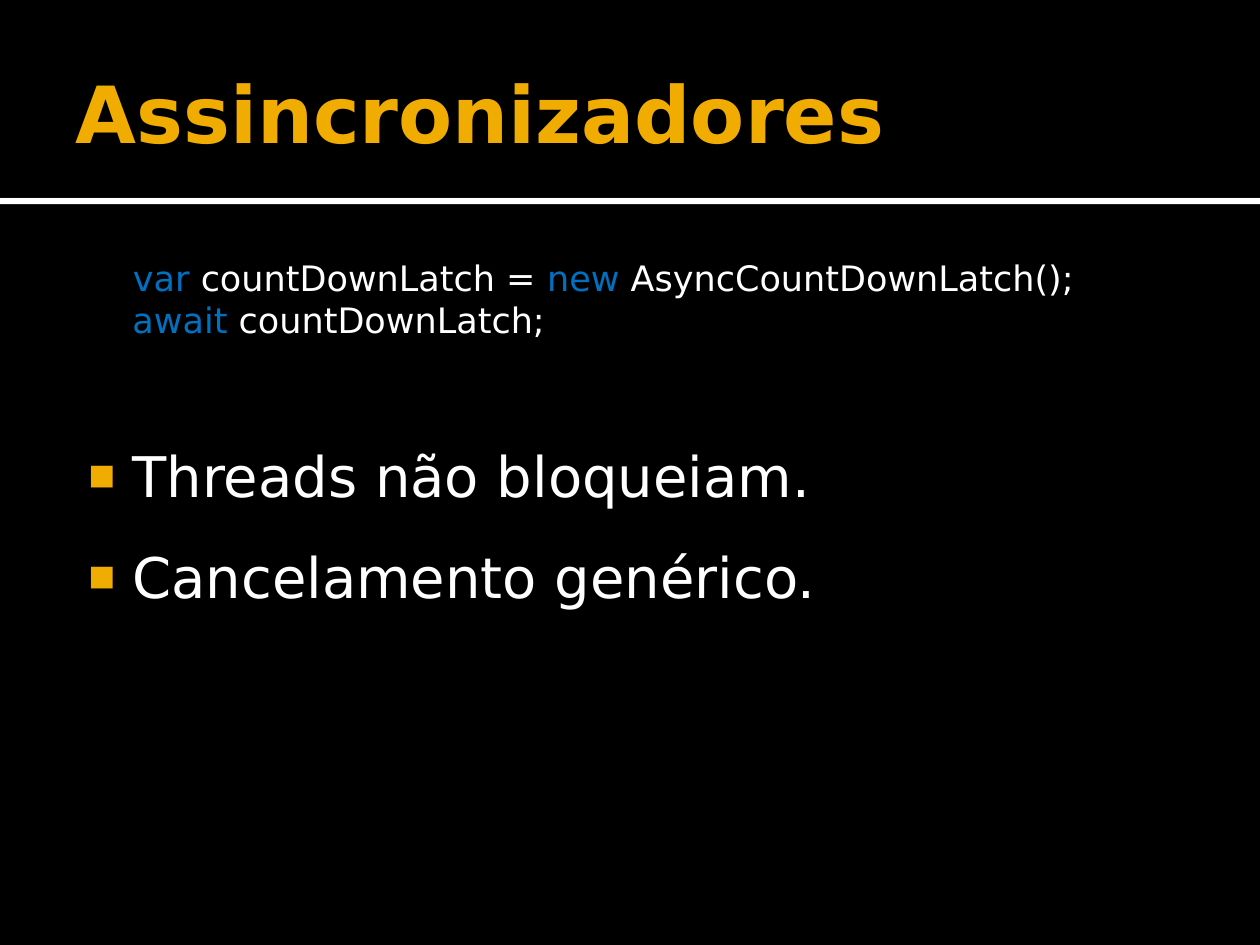
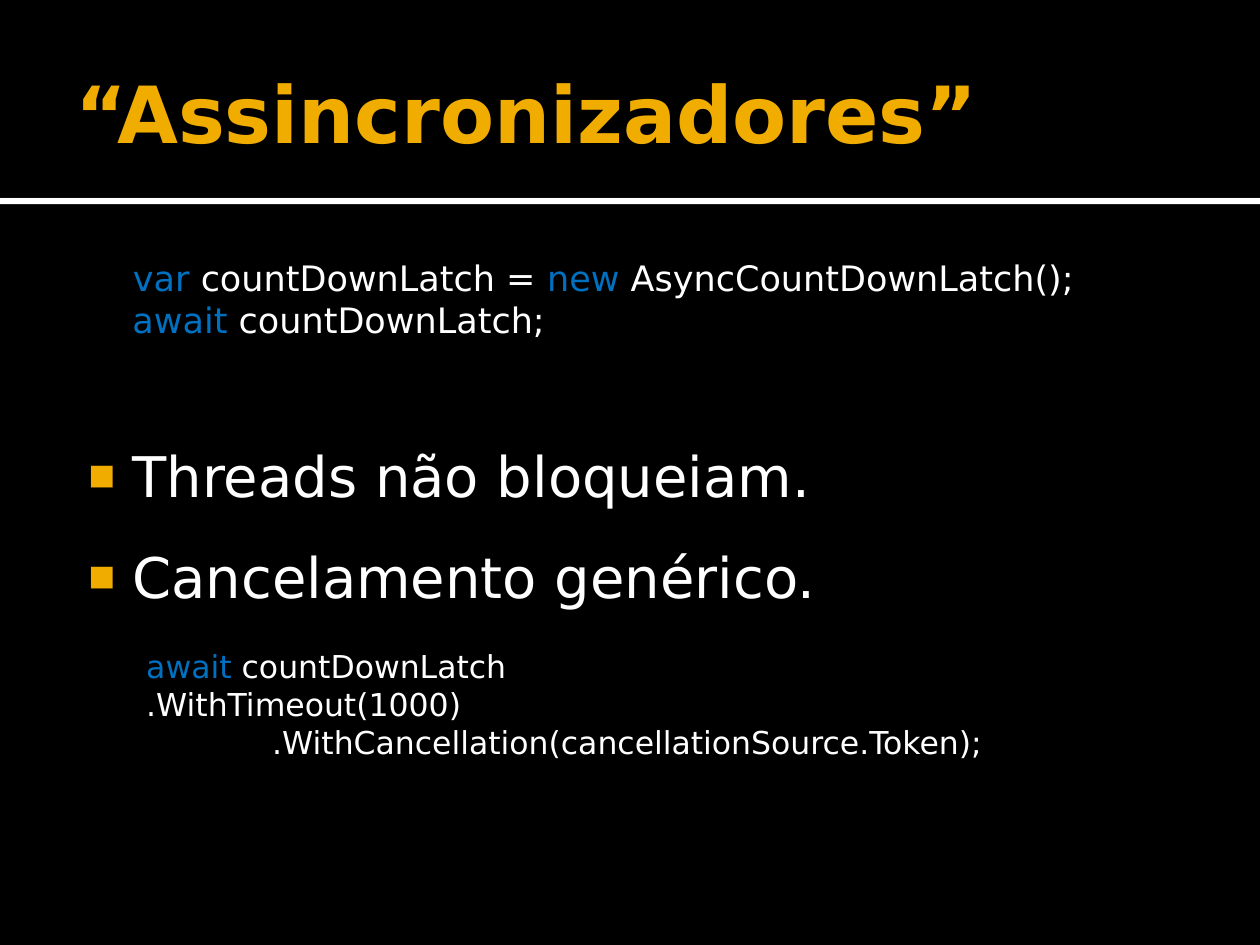
Before and after one commit to DVDPT/Programmatically-Speaking-Repository, a slide deck: slide 10 of AsyncStuff/AsyncDemo/Slides.pptx. Drawn at 1260x945 pixels with LibreOffice and Linux fonts; fonts in the diff are those of the drawing. Boxes give left, top, right and bottom in pixels: in the first picture for what was removed or moved away, otherwise in the second. Text is boxed around its words. In the diff, an @@ line names an element or a change of style, - is before the commit and + after.

```diff
--- a/AsyncStuff/AsyncDemo/Slides.pptx
+++ b/AsyncStuff/AsyncDemo/Slides.pptx
@@ title at box(76, 83, 978, 144): text changed @@
-Assincronizadores
+“Assincronizadores”
@@ text added at box(146, 654, 981, 758), 18 pt, text #FFFFFF @@
+await countDownLatch .WithTimeout(1000)
+.WithCancellation(cancellationSource.Token);
```
Also in this commit, not shown: 5 other slides changed, 20 other files.
